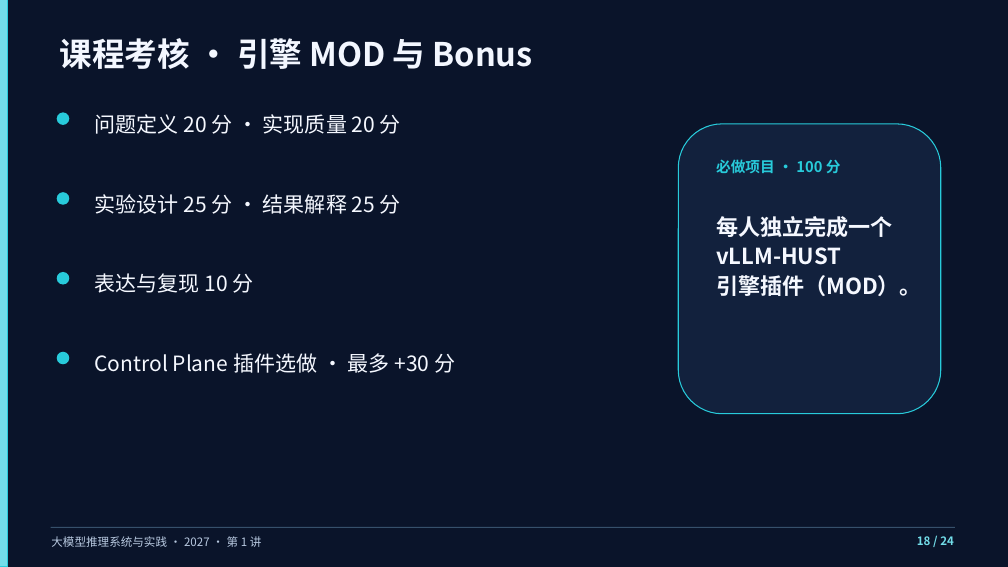
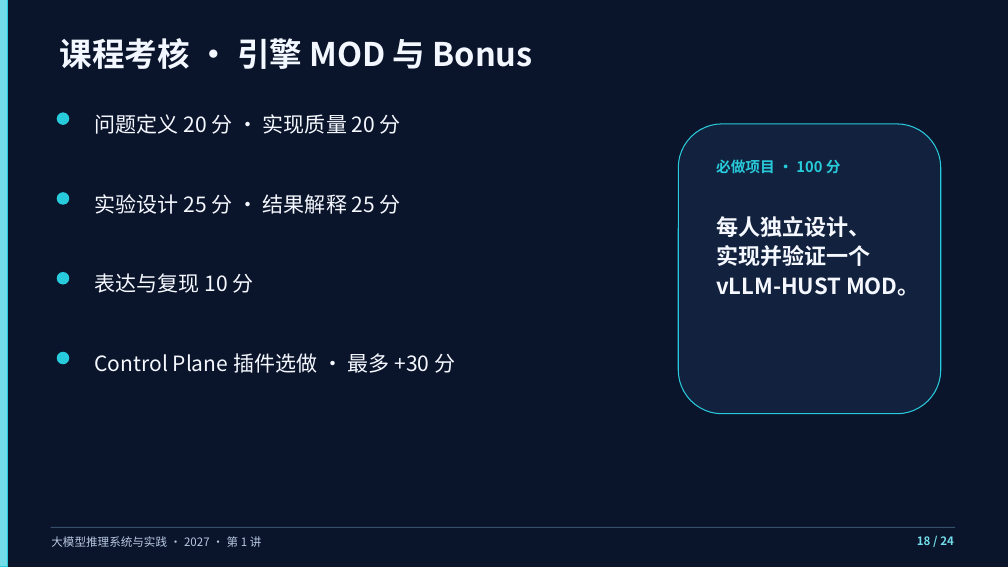
Before and after one commit to vLLM-HUST/intro-to-llm-inference-engines, a slide deck: slide 18 of build/slides/2027/lectures-8-pptx/第01讲_课程导论与评价指标.pptx. Drawn at 1008x567 pixels with LibreOffice and Linux fonts; fonts in the diff are those of the drawing. Boxes give left, top, right and bottom in pixels: in the first picture for what was removed or moved away, otherwise in the second. Text is boxed around its words. In the diff, an @@ line names an element or a change of style, - is before the commit and + after.

```diff
--- a/build/slides/2027/lectures-8-pptx/第01讲_课程导论与评价指标.pptx
+++ b/build/slides/2027/lectures-8-pptx/第01讲_课程导论与评价指标.pptx
@@ text at (x1=716, y1=216, x2=920, y2=296): text changed @@
-每人独立完成一个
-vLLM-HUST
-引擎插件（MOD）。
+每人独立设计、
+实现并验证一个
+vLLM-HUST MOD。
```
Also in this commit, not shown: 15 other files.
